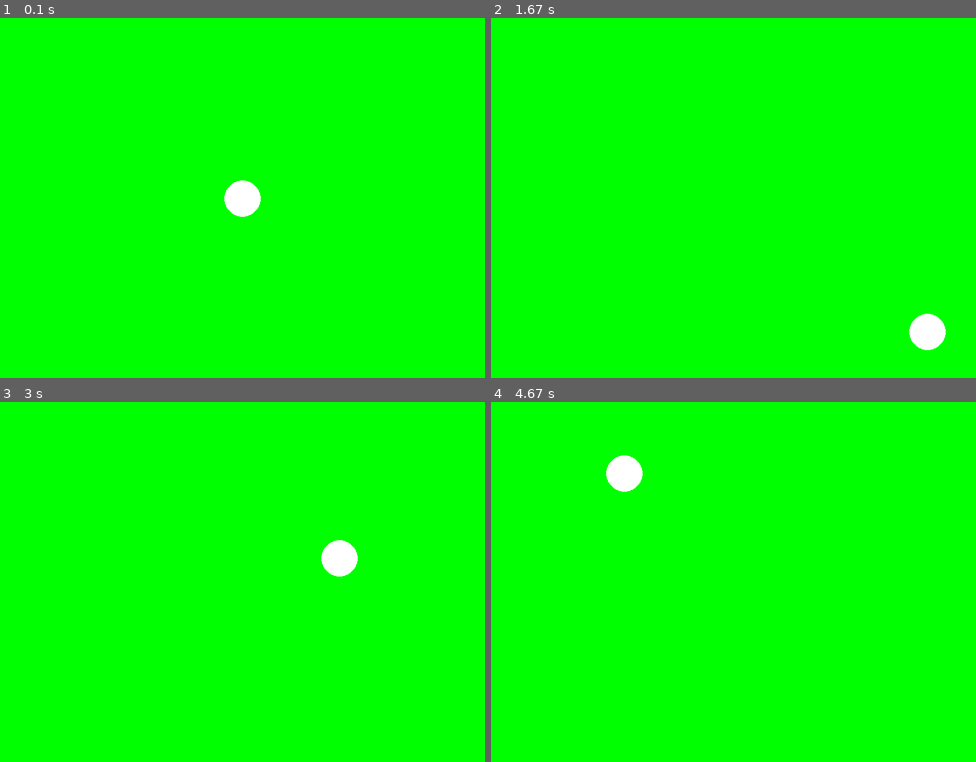
Above: before the commit, frames 1-4 (two rows, left to right).
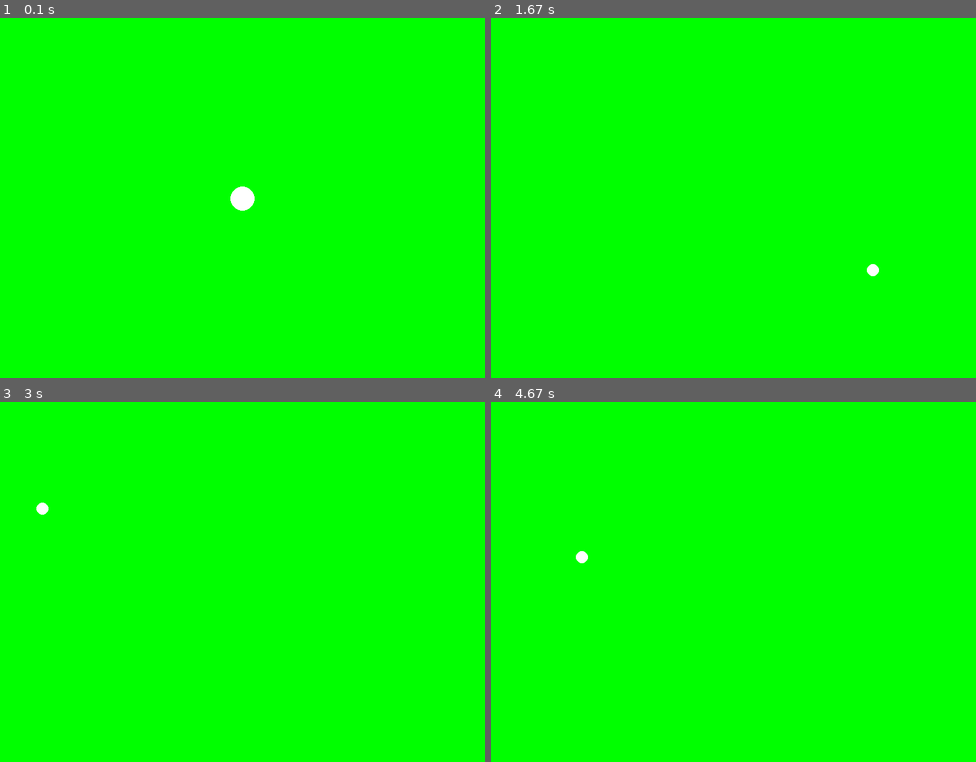
Above: after the commit, the same moments.

Repository: irenebrava/Kata_02_pygame
Game: pygame game, started from game.py
Two runs of this game, one before a commit and one after it. Both use one fixed random seed, a clock stepped at 60 frames per second and the inputs below.
Inputs:
- Up to frame 1 (0.1 s): no input
- Up to frame 2 (1.67 s): no input
- Up to frame 3 (3 s): no input
- Up to frame 4 (4.67 s): no input

The runs differ from the first frame. In frame 1, 0.3% of the frame differs, in the area x 46-54%, y 45-56%; in frame 2, 0.7%, in the area x 77-94%, y 68-93%; in frame 3, 0.7%; in frame 4, 0.7%.

Commit message:
kata_02_rebote

Diff:
--- /dev/null
+++ b/ale.py
@@ -0,0 +1,71 @@
+import pygame
+import random
+
+class Bolas:
+    def __init__(self):
+        pygame.init()
+        self.screen = pygame.display.set_mode((800, 600))
+        pygame.display.set_caption("Bolas")
+
+        # Variable de player = pelota
+        self.player = Ball(400, 300, 30 )
+        self.player2 = Ball(200, 200, 30 , (30, 5, 6))
+
+        self.metronomo = pygame.time.Clock()
+
+    def main_loop(self):
+        game_over = False
+        dy = 10 # Delta de y que va a ser 10
+        dx = 10
+        ay = 10
+        ax = 10
+        while game_over == False:
+            self.metronomo.tick(30)
+            for evento in pygame.event.get():
+                if evento.type == pygame.QUIT:
+                    game_over = True
+
+            self.screen.fill ((0, 255, 0))
+
+            self.player.draw(self.screen)
+            self.player2.draw(self.screen)
+            self.player.x += dx
+            self.player.y += dy
+            self.player2.x += ax
+            self.player2.y += ay
+
+            if self.player.y >= 600 - self.player.radio or self.player.y <= 30:
+                dy = -dy
+
+            if self.player.x >= 800 - self.player.radio or self.player.x <= 30:
+                dx = -dx
+
+            if self.player2.y >= 600 - self.player2.radio or self.player2.y <= 30:
+                ay = -ay
+
+            if self.player2.x >= 800 - self.player2.radio or self.player2.x <= 30:
+                ax = -ax
+
+            if self.player.x + self.player.radio == self.player2.x + self.player2.radio and self.player2.y + self.player2.radio == self.player.y + self.player.radio:
+                dy = 60
+                dx = 60
+                ay = 80
+                ax = 80
+
+
+            pygame.display.flip()
+
+class Ball:
+    def __init__(self, x, y, radio, color = (255, 255, 255)):
+        self.x = x
+        self.y = y
+        self.radio = radio
+        self.color = color
+
+    def draw(self, surface):
+        pygame.draw.circle(surface, self.color, (self.x, self.y), self.radio)
+
+
+if __name__ == "__main__":
+    bola = Bolas()
+    bola.main_loop()
--- a/game.py
+++ b/game.py
@@ -16,13 +16,17 @@
         pygame.init()
         self.screen = pygame.display.set_mode((800,600))
         pygame.display.set_caption("Bolas")
-        self.player =  Ball(400,300,30)
+        self.player =  Ball(400,300,20)
+        self.player1 =  Ball(400,300,10)
+
         self.metronomo = pygame.time.Clock()
 
     def main_loop(self):
         game_over = False
         dy = 10
-        dx = 10
+        dx = 15
+        px=90
+        py=46
         while game_over == False:
             self.metronomo.tick(20)
             for evento in pygame.event.get():
@@ -30,6 +34,7 @@
                     game_over = True
 
             self.screen.fill((0,255,0))
+
             self.player.draw(self.screen)
             self.player.x += dx
             self.player.y += dy
@@ -38,9 +43,23 @@
             if self.player.y == 600 - self.player.radio:
                 dy = -dy
             if self.player.x == 20:
-                 dx = 10
+                 dx = 16
             if self.player.y == 20:
-                dy = 10
+                dy = 143
+
+            self.player1.draw(self.screen)
+            self.player1.x +=px
+            self.player1.y += py
+            if self.player1.x >= 800 - self.player1.radio:
+                px = -px
+            if self.player1.y >= 600 - self.player1.radio:
+                py = -py
+            if self.player1.x <= self.player1.radio:
+                 px = 40
+            if self.player1.y <= self.player1.radio:
+                py = 40
+
+
             pygame.display.flip()
 
 if __name__ == "__main__":
--- /dev/null
+++ b/game_1.py
@@ -0,0 +1,62 @@
+import pygame
+
+
+class Ball:
+    def __init__(self,x,y,radio, color, dx, dy):
+        self.x = x
+        self.y = y
+        self.radio = radio
+        self.color = color
+        self.dx = dx
+        self.dy = dy
+    def draw(self, surface ):
+        pygame.draw.circle(surface, self.color, (self.x, self.y), self.radio)
+
+
+class Bolas:
+    def __init__(self):
+        pygame.init()
+        self.screen = pygame.display.set_mode((800,600))
+        pygame.display.set_caption("Bolas")
+        self.player =  Ball(400,300,20,(255,255,255), 10,10)
+        self.player1 =  Ball(700,100,10,(255,255,255),18,18)
+
+        self.metronomo = pygame.time.Clock()
+
+    def main_loop(self):
+        game_over = False
+        while game_over == False:
+            self.metronomo.tick(20)
+            for evento in pygame.event.get():
+                if evento.type == pygame.QUIT:
+                    game_over = True
+
+            self.screen.fill((0,255,0))
+
+            self.player.draw(self.screen)
+
+            self.player.x += self.player.dx
+            self.player.y += self.player.dy
+
+            if self.player.x >= 800 - self.player.radio or self.player.x <= self.player.radio:
+                self.player.dx = -self.player.dx
+            if self.player.y >= 600 - self.player.radio or self.player.y <= self.player.radio:
+                self.player.dy = -self.player.dy
+
+
+            self.player1.draw(self.screen)
+
+            self.player1.x += self.player1.dx
+            self.player1.y += self.player1.dy
+
+            if self.player1.x >= 800 - self.player1.radio or self.player1.x <= self.player1.radio:
+                self.player1.dx = -self.player1.dx
+            if self.player1.y >= 600 - self.player1.radio or self.player1.y <= self.player1.radio:
+                self.player1.dy = -self.player1.dy
+
+            pygame.display.flip()
+
+
+if __name__ == "__main__":
+    bola = Bolas ()
+    bola.main_loop()
--- /dev/null
+++ b/game_2.py
@@ -0,0 +1,59 @@
+import pygame
+import random
+
+
+class Ball:
+    def __init__(self,x,y,radio, color, dx, dy):
+        self.x = x
+        self.y = y
+        self.radio = radio
+        self.color = color
+        self.dx = dx
+        self.dy = dy
+    def rebotar_en_paredes(self, screen_width, screen_height):
+        self.x += self.dx
+        self.y += self.dy
+
+        if self.x >= screen_width - self.radio or self.x <= self.radio:
+            self.dx = -self.dx
+        if self.y >= screen_height - self.radio or self.y <= self.radio:
+            self.dy = -self.dy
+    def draw(self, surface ):
+        pygame.draw.circle(surface, self.color, (self.x, self.y), self.radio)
+
+
+class Bolas:
+    def __init__(self):
+        pygame.init()
+        self.screen = pygame.display.set_mode((800,600))
+        pygame.display.set_caption("Bolas")
+        self.player =  Ball(400,300,20,(255,255,255), 10,10)
+        self.player1 =  Ball(700,100,10,(255,255,255),18,18)
+
+        self.metronomo = pygame.time.Clock()
+
+    def main_loop(self):
+        game_over = False
+        while game_over == False:
+            self.metronomo.tick(20)
+            for evento in pygame.event.get():
+                if evento.type == pygame.QUIT:
+                    game_over = True
+
+            self.screen.fill((0,255,0))
+
+            self.player.draw(self.screen)
+
+            self.player.rebotar_en_paredes(self.screen.get_width(), self.screen.get_height())
+
+            self.player1.draw(self.screen)
+
+            self.player1.rebotar_en_paredes(self.screen.get_width(), self.screen.get_height())
+
+
+            pygame.display.flip()
+
+
+if __name__ == "__main__":
+    bola = Bolas ()
+    bola.main_loop()
